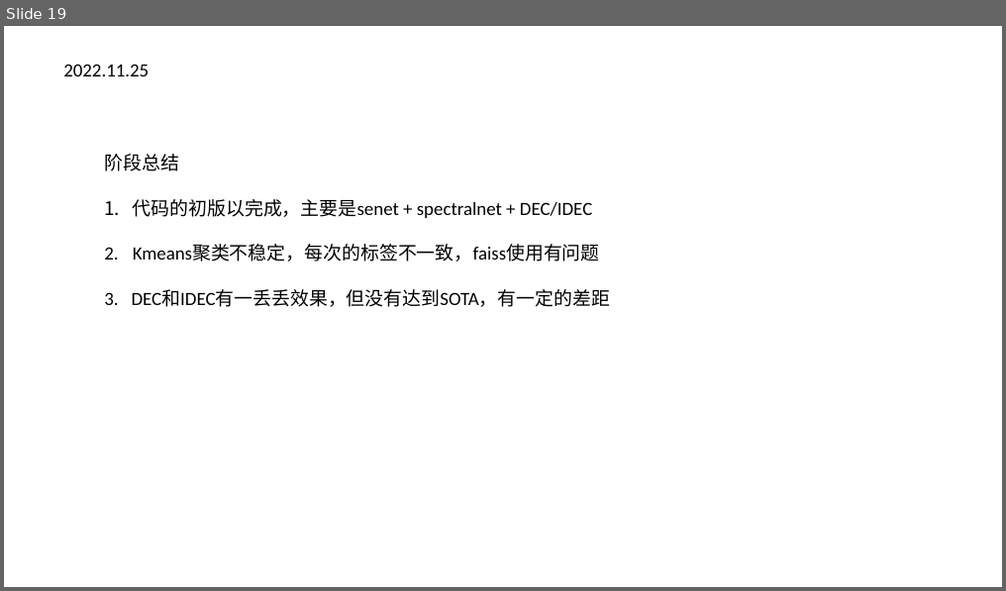
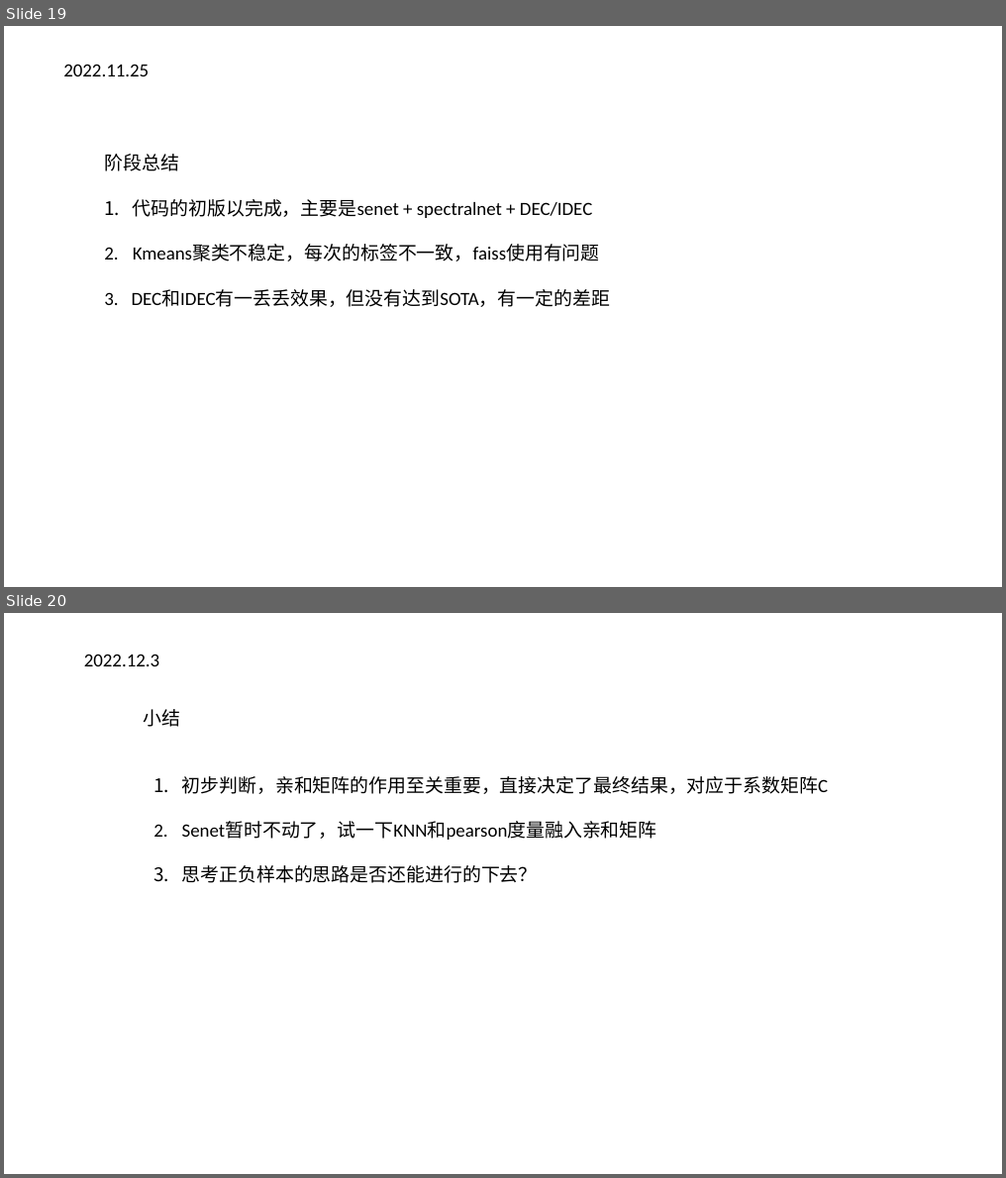
Before and after one commit to zhaoling0229/salable_dsc, a slide deck: scalable_dsc.pptx. Shown one above the other, each under a label of ours: slide 19 before the commit, slides 19 and 20 after it. The pictures are 1006x591 and 1006x1178 pixels, drawn with LibreOffice and Linux fonts; fonts in the diff are those of the drawing. Boxes give left, top, right and bottom in pixels: in the first picture for what was removed or moved away, otherwise in the second. Text is boxed around its words. In the diff, an @@ line names an element or a change of style, - is before the commit and + after.

```diff
--- a/scalable_dsc.pptx
+++ b/scalable_dsc.pptx
@@ slide 20 added at bbox=[4, 613, 1002, 1174], background #FFFFFF @@
@@ text added at bbox=[84, 654, 159, 666], 18 pt, text #000000 @@
+2022.12.3
@@ text added at bbox=[144, 709, 181, 727], 18 pt, text #000000 @@
+小结
@@ text added at bbox=[182, 776, 829, 883], 18 pt, text #000000 @@
+1. 初步判断，亲和矩阵的作用至关重要，直接决定了最终结果，对应于系数矩阵C
+2. Senet暂时不动了，试一下KNN和pearson度量融入亲和矩阵
+3. 思考正负样本的思路是否还能进行的下去？
```
Also in this commit, not shown: 1 other file.
